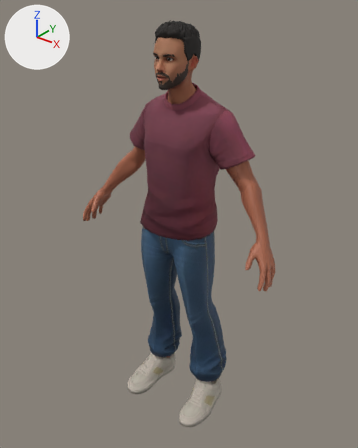
A saved change to the glTF model public/models/avatar/avatar.glb.
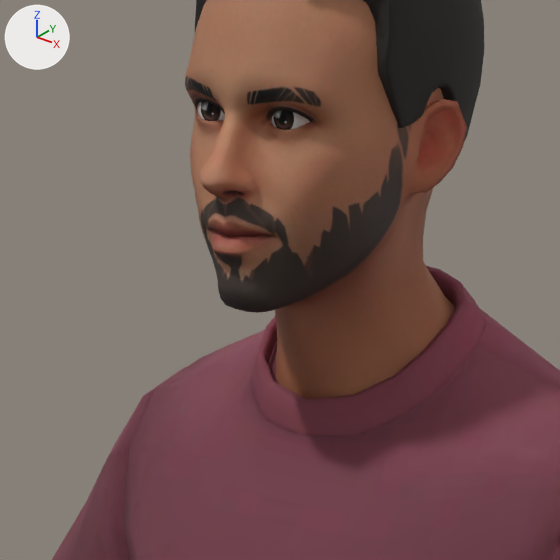
Old and new are each drawn whole from a 50 mm camera at (1.286, -1.617, 1.984) aimed at (-0.009, 0.002, 0.98) and again close up on the part from 35% to 60% of the width and 9% to 29% of the height. The lights are fixed; the arrows at upper left show +X, +Y and +Z.

In view in the first close-up: 'Wolf3D_Hair', 'Wolf3D_Head', 'Wolf3D_Outfit_Top'.
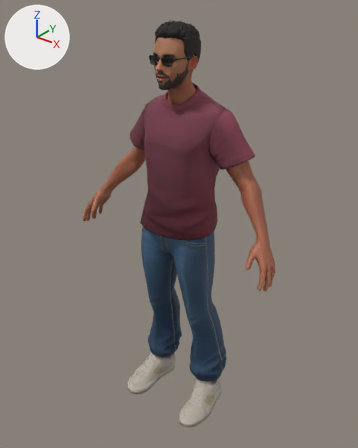
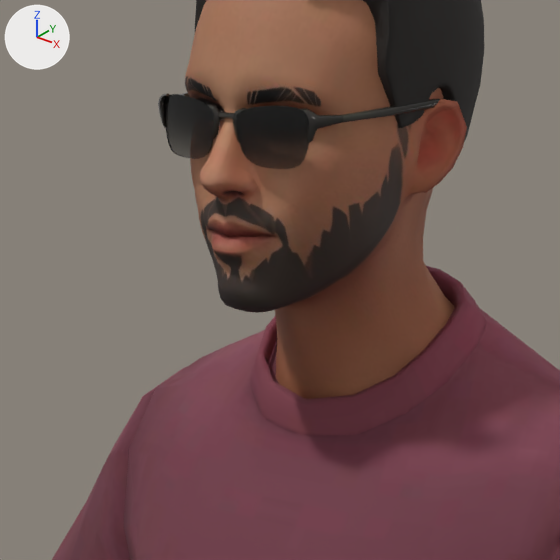
The edits, one by one:
Picture 'glasses_id_12_D' (img_glasses_id_12_d) is new.
Material 'Wolf3D_Glasses' (mat_wolf3d_glasses) is new.
Its texture is img_glasses_id_12_d (with its transparency).
Its roughness is 0.15.
Mesh me_wolf3d_glasses is new.
It has 510 vertices, 988 faces and spans x -0.082..0.082, y -0.127..0.004, z 1.698..1.735.
It uses material mat_wolf3d_glasses (picture img_glasses_id_12_d).
Object 'Wolf3D_Glasses' (ob_wolf3d_glasses) is new; it shows me_wolf3d_glasses.
Its location is (0.0, 0.0, 0.0).

Boxes (x1, y1, x2, y2) around the edits, measured in the close-ups (560 x 560 px):
'Wolf3D_Glasses', added (black)
    after: (158, 92, 448, 169)
